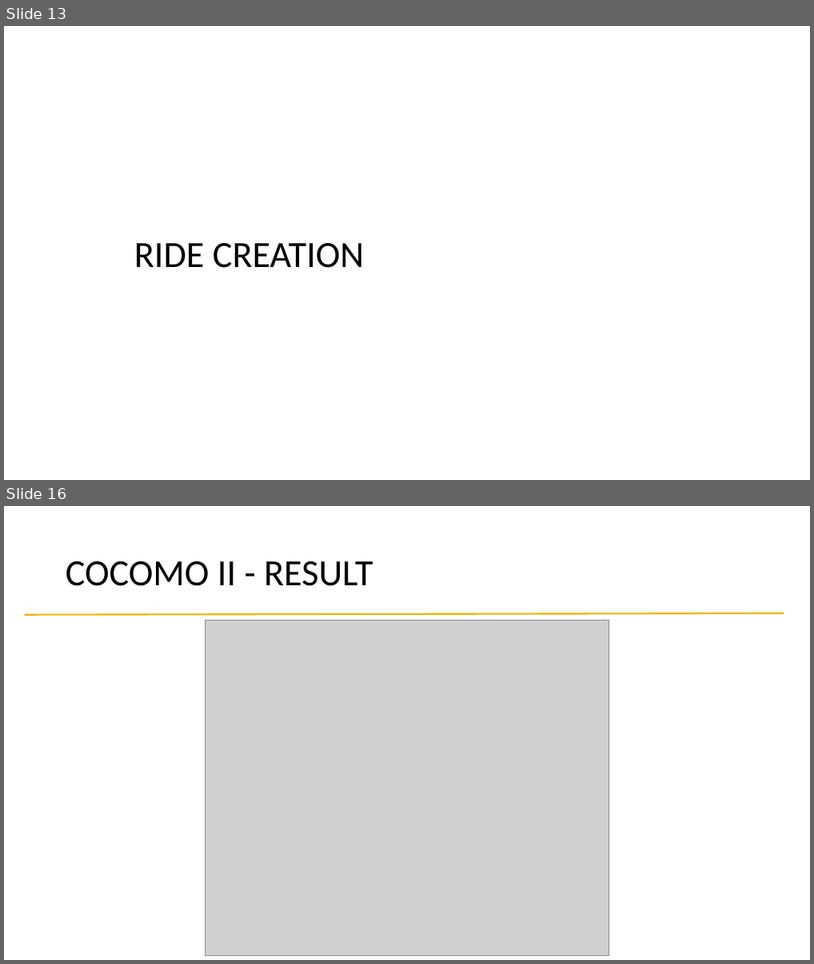
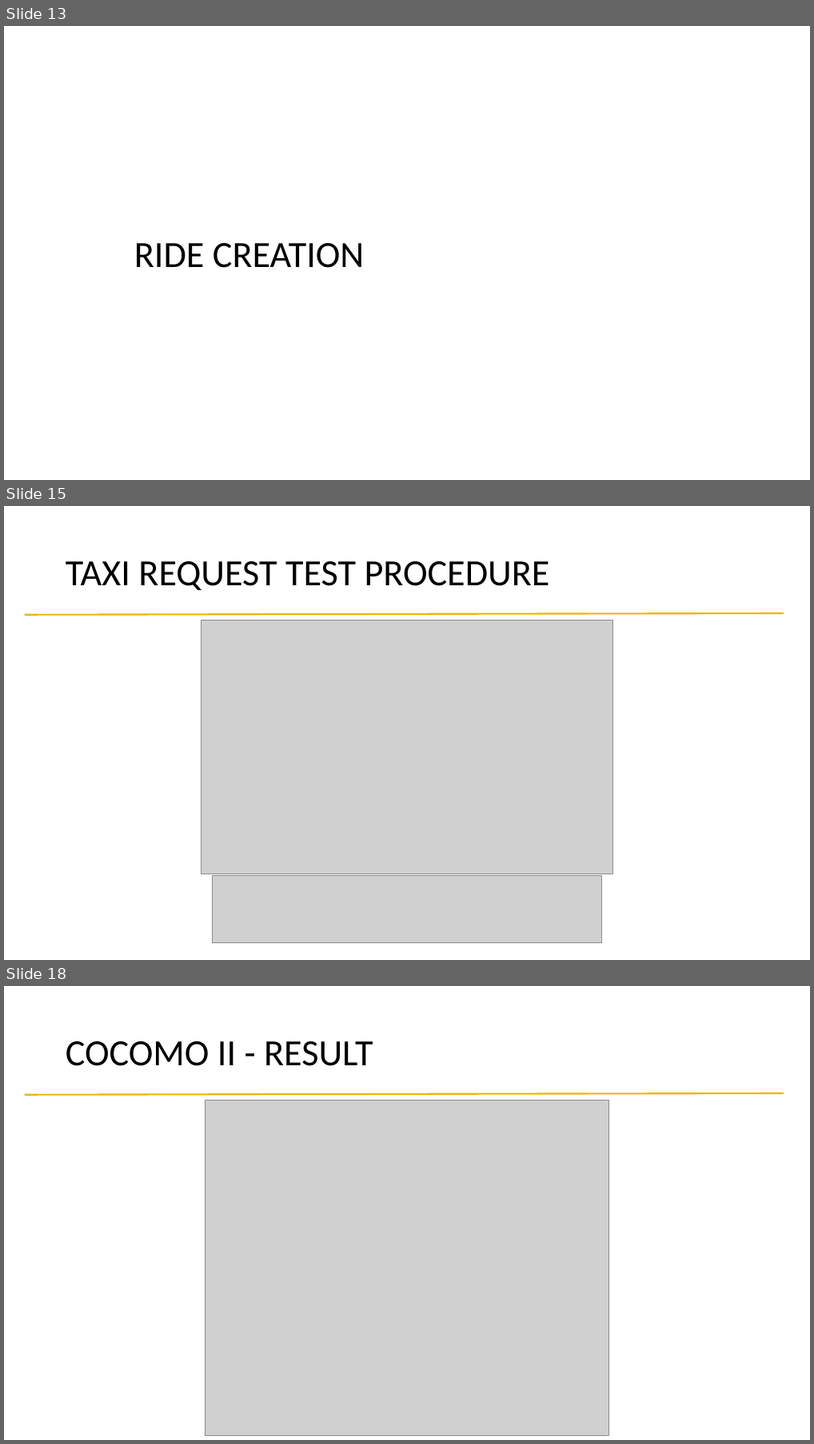
Before and after one commit to alessandrobaldassari/se2-polimi-baldassari-bendin-giarola, a slide deck: Final Presentation/Presentation.pptx. Shown one above the other, each under a label of ours: slides 13 and 16 before the commit, slides 13, 15 and 18 after it; the slides between them are not shown. The pictures are 814x964 and 814x1444 pixels, drawn with LibreOffice and Linux fonts; fonts in the diff are those of the drawing; grey boxes stand for pictures; background and template pictures are left out. Boxes give left, top, right and bottom in pixels: in the first picture for what was removed or moved away, otherwise in the second. Text is boxed around its words. In the diff, an @@ line names an element or a change of style, - is before the commit and + after.

```diff
--- a/Final Presentation/Presentation.pptx
+++ b/Final Presentation/Presentation.pptx
@@ slide 15 added at (x1=4, y1=506, x2=810, y2=960), background #FFFFFF; not listed: 1 template element that a slide beside it also shows @@
@@ title added at (x1=66, y1=561, x2=550, y2=590), 44 pt, text #000000 @@
+TAXI REQUEST TEST PROCEDURE
@@ picture added at (x1=202, y1=620, x2=613, y2=874) @@
@@ picture added at (x1=212, y1=876, x2=602, y2=943) @@
@@ what was slide 16 is now slide 18 @@
```
Also in this commit, not shown: 5 slides changed, 6 other slides added, 1 slide removed.
